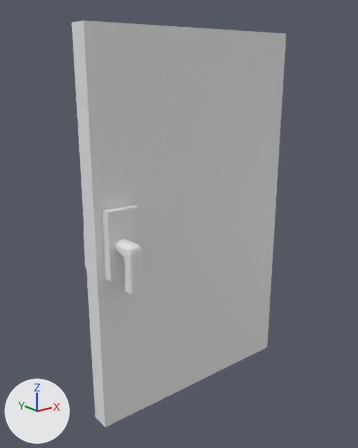
An edit to the FBX model Assets/Models/Office Door.FBX, drawn before and after from the same camera.
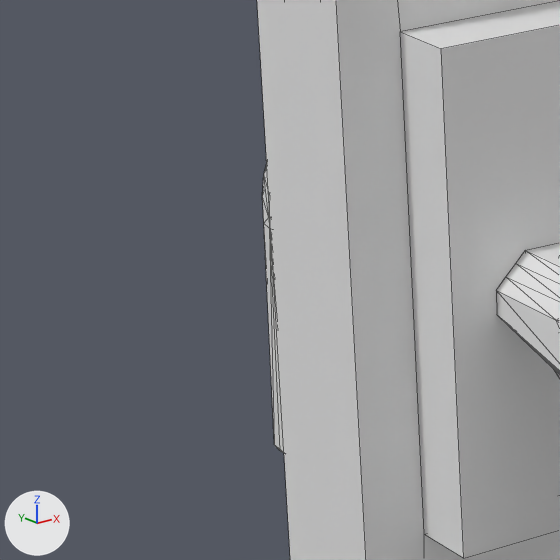
Old and new are each drawn whole from a 50 mm lens placed at (-1.595, -1.37, 1.238), pointed at (-0.475, 0.031, 0.678) and again close up on the part from 13% to 35% of the width and 46% to 63% of the height. The lights are fixed; the arrows at lower left show +X, +Y and +Z. Both versions are drawn at frame 17 of the action 'Take 001'; the numbers are the values there. The close-ups show mesh edges as thin lines. Vertices at the same position are counted once.
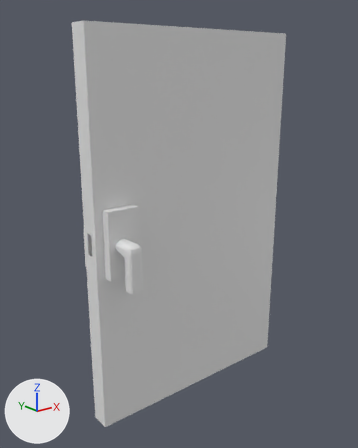
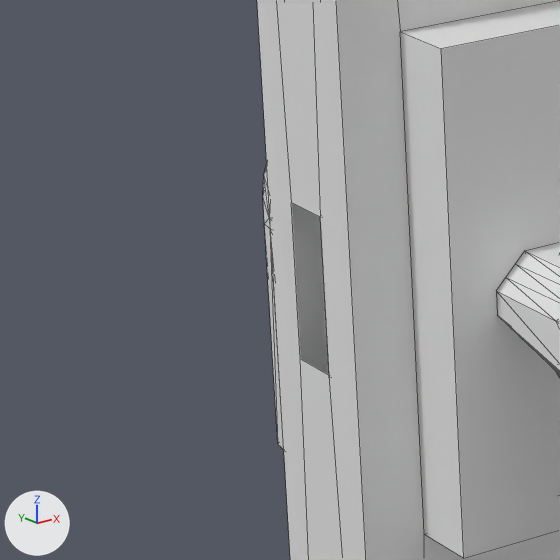
What changed in the scene script:
```text
Change me_mesh:
    where me_mesh.from_pydata(...)  # 24 vertices, 22 faces; spans x -34.2..0.0, y -2.7..2.7, z 0.0..53.8
    used by ob_box001; location = (0.0, 0.0, 0.0); scale = (0.0254, 0.0254, 0.0254)
    verts and faces of me_mesh; kept vertices keep their numbers, new ones are numbered from 24
    before: 0 (-34.2, -1.3, 0.0), 2 (-34.2, 1.5, 0.0), 4 (-34.2, -1.3, 53.8), 6 (-34.2, 1.5, 53.8)
    me_mesh part 1
    add delete_faces([(0, 4, 6, 2)])
    add verts[24] = (-34.2, 0.7, 25.7)  # pixel (300, 358)
    add verts[25] = (-34.2, -0.4, 25.7)  # pixel (329, 375)
    add verts[26] = (-34.2, -0.4, 28.6)  # pixel (320, 217)
    add verts[27] = (-34.2, 0.7, 28.6)  # pixel (291, 202)
    add faces += [(0, 25, 24, 2), (0, 4, 26, 25), (4, 6, 27, 26), (2, 24, 27, 6)]
Add me_mesh_002:
    me_mesh_002.from_pydata([(-0.62, -0.52, -5.98), (0.87, -0.52, -5.98), (0.33, 0.52, -5.98), (0.87, 0.52, -5.98), (-0.62, -0.52, -8.94), (0.87, -0.52, -8.94), (0.33, 0.52, -8.94), (0.87, 0.52, -8.94)], [], [(0, 1, 3, 2), (4, 6, 7, 5), (0, 4, 5, 1), (1, 5, 7, 3), (3, 7, 6, 2), (2, 6, 4, 0)])
Change ob_box002:
    ob_box002.scale: (0.0254, 0.0254, 0.0254) -> (1.0, 1.0, 1.0)
    add ob_box002.parent = ob_box001
    ob_box002.location: (-0.789, 0.0, 0.696) -> (-31.06, 0.0, 27.4)
    ob_box002.rotation_euler: (0.0, 1.584, 0.0) -> (0.0, 1.571, 0.0)  # degrees (0, 91, 0) -> degrees (0, 90, 0)
Add ob_bolt:
    ob_bolt = bpy.data.objects.new('Bolt', me_mesh_002)
    ob_bolt.parent = ob_box001
    ob_bolt.location = (-33.59, 0.134, 34.57)
```

What differs and where, as boxes [x1, y1, x2, y2] in the close-ups (560 x 560 px):
'Box002', moved, turned, rescaled: before [262, 164, 560, 453]; after [263, 164, 560, 451]
'Bolt', added: after [320, 217, 330, 378]
part 1 of me_mesh, built on: [257, 0, 366, 560] in both
